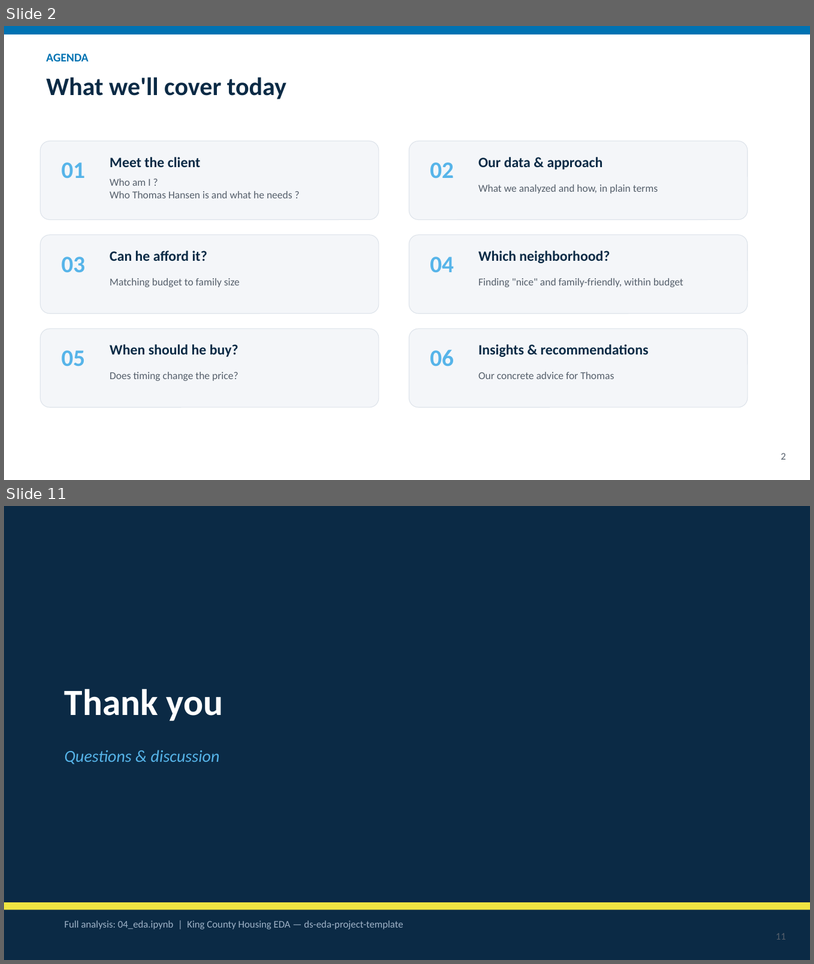
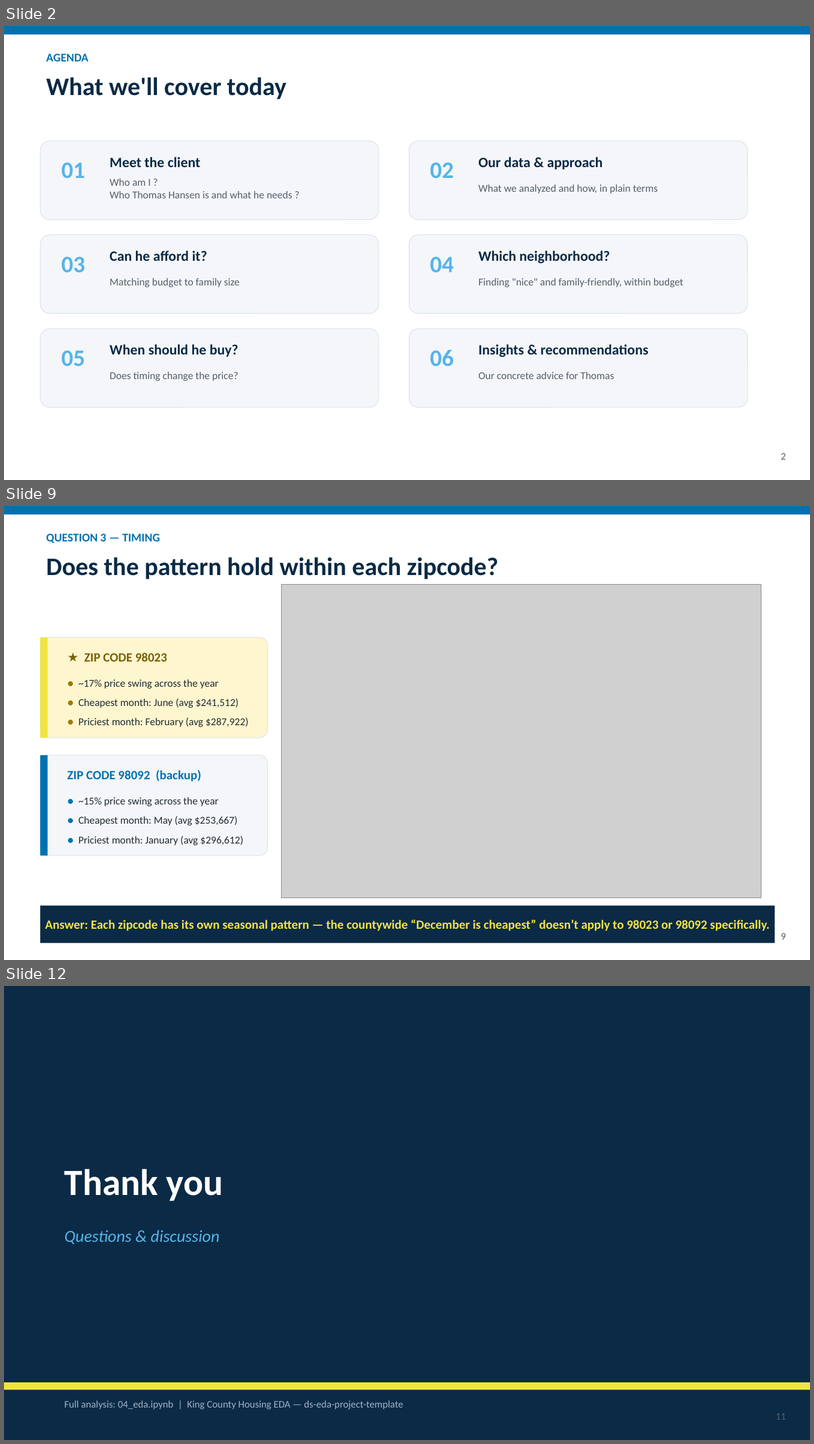
Before and after one commit to MichealEshak/ds-eda-project-template, a slide deck: presentation/Thomas_Hansen_Housing_Recommendation.pptx. Shown one above the other, each under a label of ours: slides 2 and 11 before the commit, slides 2, 9 and 12 after it; the slides between them are not shown. The pictures are 814x964 and 814x1444 pixels, drawn with LibreOffice and Linux fonts; fonts in the diff are those of the drawing; grey boxes stand for pictures. Boxes give left, top, right and bottom in pixels: in the first picture for what was removed or moved away, otherwise in the second. Text is boxed around its words. In the diff, an @@ line names an element or a change of style, - is before the commit and + after.

```diff
--- a/presentation/Thomas_Hansen_Housing_Recommendation.pptx
+++ b/presentation/Thomas_Hansen_Housing_Recommendation.pptx
@@ slide 9 added at (4, 506, 810, 960), background #FFFFFF @@
@@ rectangle added at (4, 506, 810, 514), fill #0072B2 @@
@@ text added at (46, 534, 160, 543), 14 pt, text #0072B2, bold @@
+QUESTION 3 — TIMING
@@ text added at (46, 557, 498, 579), 30 pt, text #0B2A45, bold @@
+Does the pattern hold within each zipcode?
@@ picture added at (282, 584, 762, 897) @@
@@ rounded rectangle added at (40, 637, 268, 738), fill #FDF6CF, outline #DDE3EA 0.75 pt @@
@@ rectangle added at (40, 637, 48, 738), fill #F0E442 @@
@@ text added at (84, 652, 167, 661), 15 pt, text #7A6000, bold @@
+★ ZIP CODE 98023
@@ text added at (78, 679, 249, 727), 12.5 pt, text #222B33 @@
+● ~17% price swing across the year
+● Cheapest month: June (avg $241,512)
+● Priciest month: February (avg $287,922)
@@ rounded rectangle added at (40, 755, 268, 856), fill #F4F6F9, outline #DDE3EA 0.75 pt @@
@@ rectangle added at (40, 755, 48, 856), fill #0072B2 @@
@@ text added at (68, 769, 201, 781), 15 pt, text #0072B2, bold @@
+ZIP CODE 98092 (backup)
@@ text added at (78, 797, 243, 845), 12.5 pt, text #222B33 @@
+● ~15% price swing across the year
+● Cheapest month: May (avg $253,667)
+● Priciest month: January (avg $296,612)
@@ rectangle added at (40, 905, 776, 943), fill #0B2A45 @@
@@ text added at (45, 919, 770, 931), 15 pt, text #F0E442, bold @@
+Answer: Each zipcode has its own seasonal pattern — the countywide “December is cheapest” doesn’t apply to 98023 or 98092 specifically.
@@ text added at (781, 933, 786, 939), 12 pt, text #555F6B @@
+9
@@ what was slide 11 is now slide 12 @@
```
Also in this commit, not shown: 8 slides changed, 1 other file.
